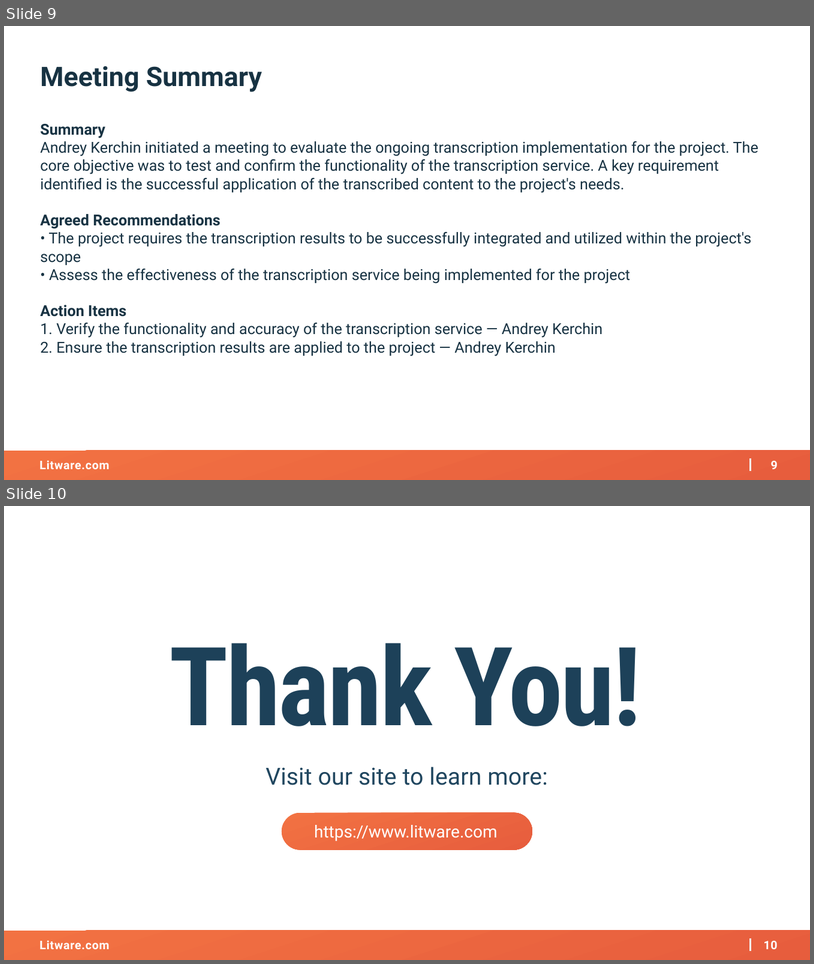
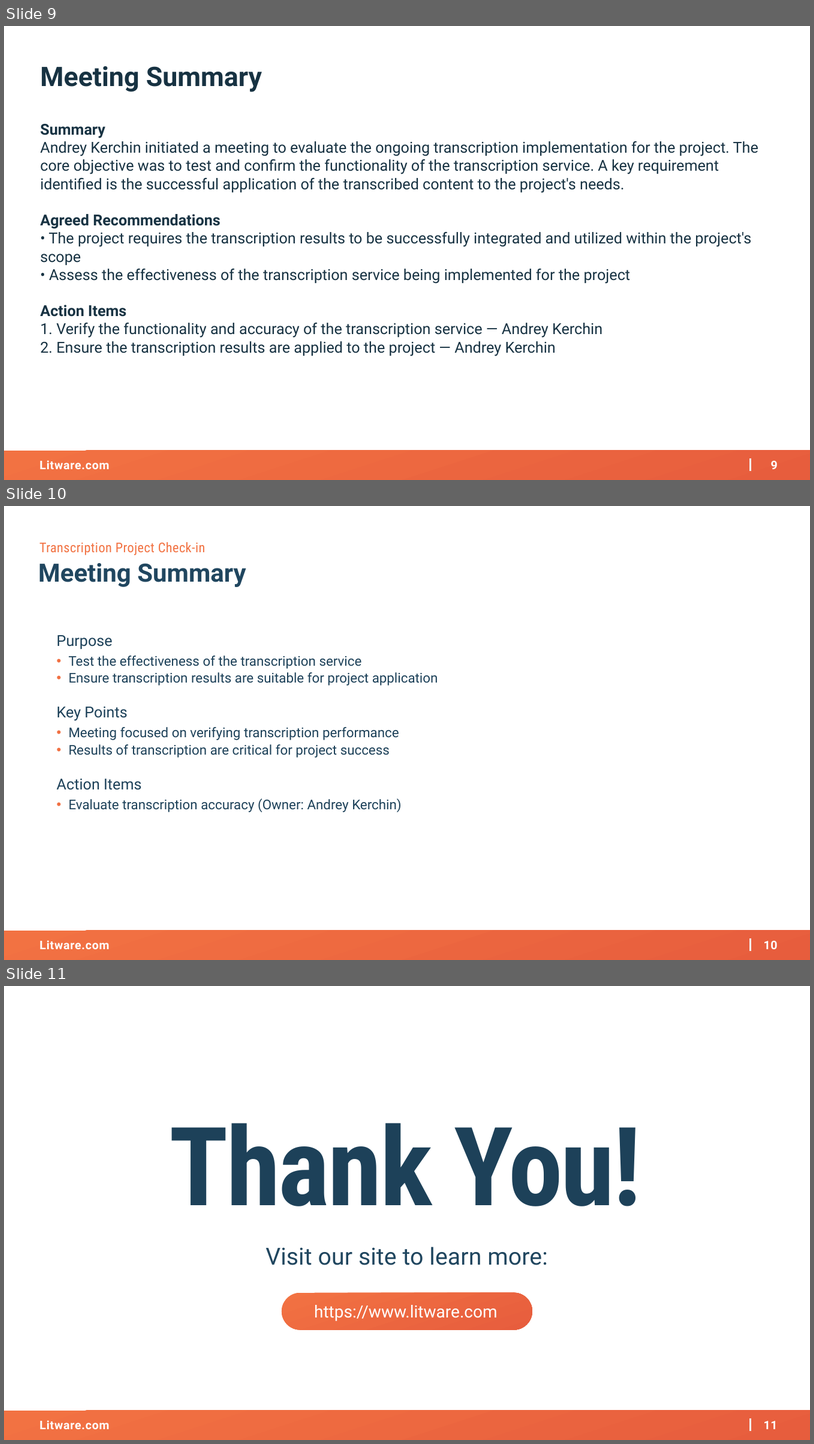
Before and after one commit to AKercha1/justtemporary, a slide deck: someproject/artifacts/kickoff-deck.pptx. Shown one above the other, each under a label of ours: slides 9 and 10 before the commit, slides 9, 10 and 11 after it. The pictures are 814x964 and 814x1444 pixels, drawn with LibreOffice and Linux fonts; fonts in the diff are those of the drawing; background and template pictures are left out. Boxes give left, top, right and bottom in pixels: in the first picture for what was removed or moved away, otherwise in the second. Text is boxed around its words. In the diff, an @@ line names an element or a change of style, - is before the commit and + after.

Commit message:
[someproject] Update artifacts/kickoff-deck.pptx

```diff
--- a/someproject/artifacts/kickoff-deck.pptx
+++ b/someproject/artifacts/kickoff-deck.pptx
@@ slide 10 added at <box>4,506,810,960</box>, background #FFFFFF; not listed: 4 template elements that a slide beside it also shows @@
@@ text added at <box>39,542,206,555</box>, 16 pt, text #F27242 @@
+Transcription Project Check-in
@@ text added at <box>38,563,246,587</box>, 30 pt, text #20465F, bold @@
+Meeting Summary
@@ text added at <box>57,635,438,812</box>, 16 pt, text #1D4159 @@
+Purpose
+• Test the effectiveness of the transcription service
+• Ensure transcription results are suitable for project application
+Key Points
+• Meeting focused on verifying transcription performance
+• Results of transcription are critical for project success
+Action Items
+• Evaluate transcription accuracy (Owner: Andrey Kerchin)
@@ what was slide 10 is now slide 11 @@
@@ page number at <box>764,1420,778,1429</box>: text changed @@
-10
+11
```
